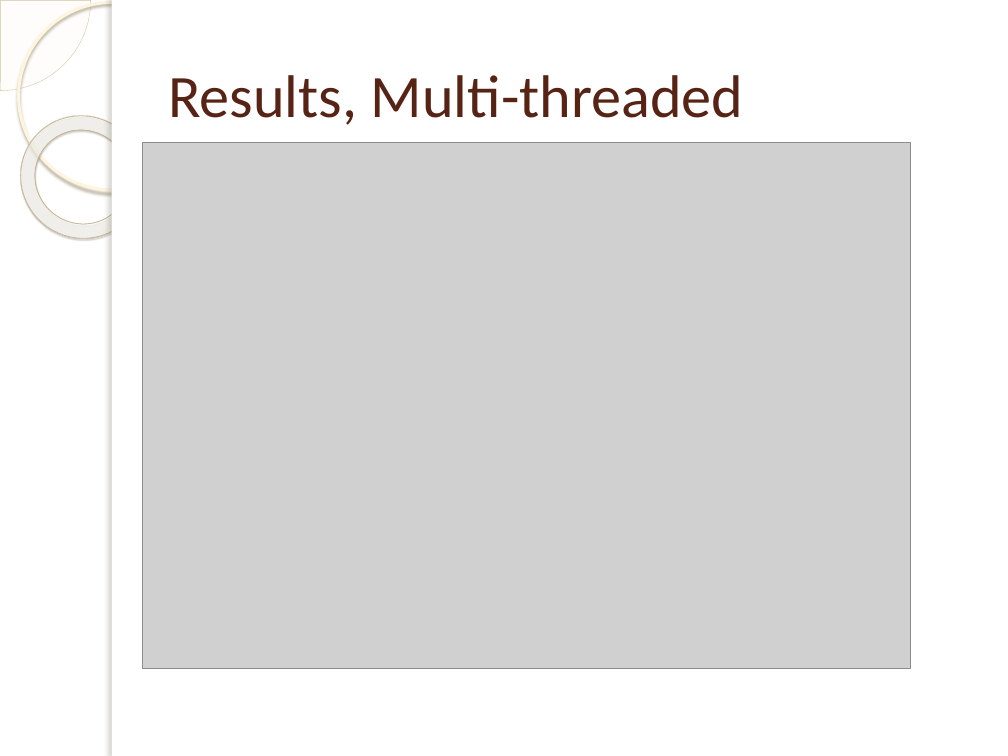
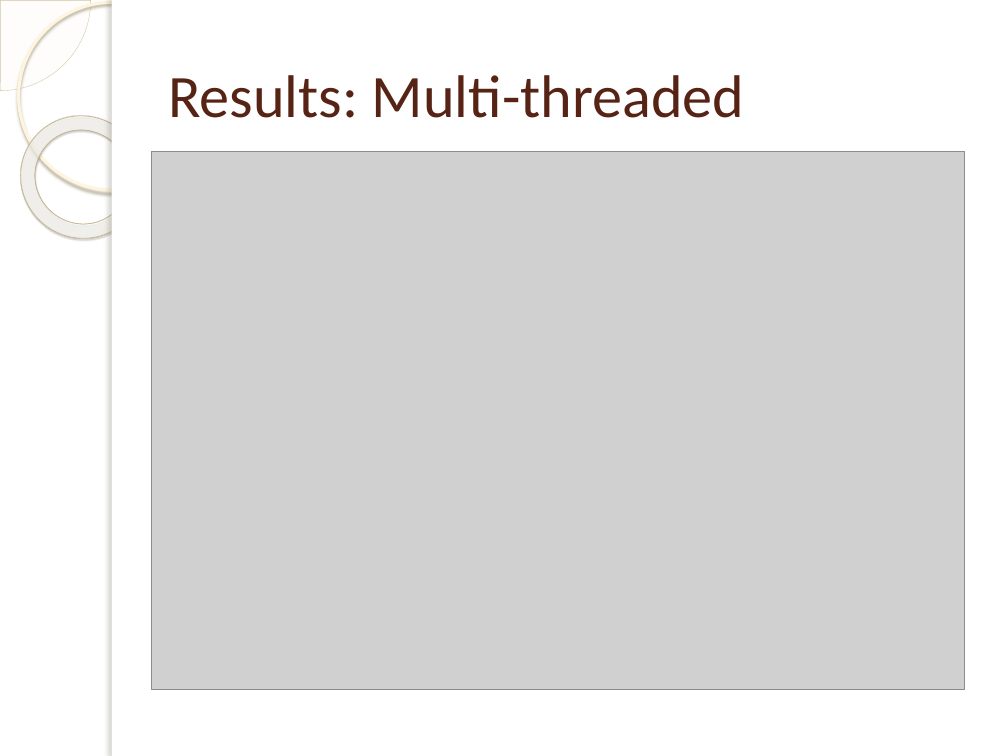
Before and after one commit to pruthvishetty/strassen, a slide deck: slide 13 of Strassen Multiplication Algorithm.pptx (slide 9 before the commit). Drawn at 1008x756 pixels with LibreOffice and Linux fonts; fonts in the diff are those of the drawing; grey boxes stand for pictures; background and template pictures are left out. Boxes give left, top, right and bottom in pixels: in the first picture for what was removed or moved away, otherwise in the second. Text is boxed around its words. In the diff, an @@ line names an element or a change of style, - is before the commit and + after.

```diff
--- a/Strassen Multiplication Algorithm.pptx
+++ b/Strassen Multiplication Algorithm.pptx
@@ title at box(168, 75, 745, 118): text changed @@
-Results, Multi-threaded
+Results: Multi-threaded
@@ picture: place and size @@
-picture at box(143, 143, 911, 668)
+picture at box(151, 151, 965, 689)
```
Also in this commit, not shown: 6 other slides changed, 4 slides added, 1 other file.
